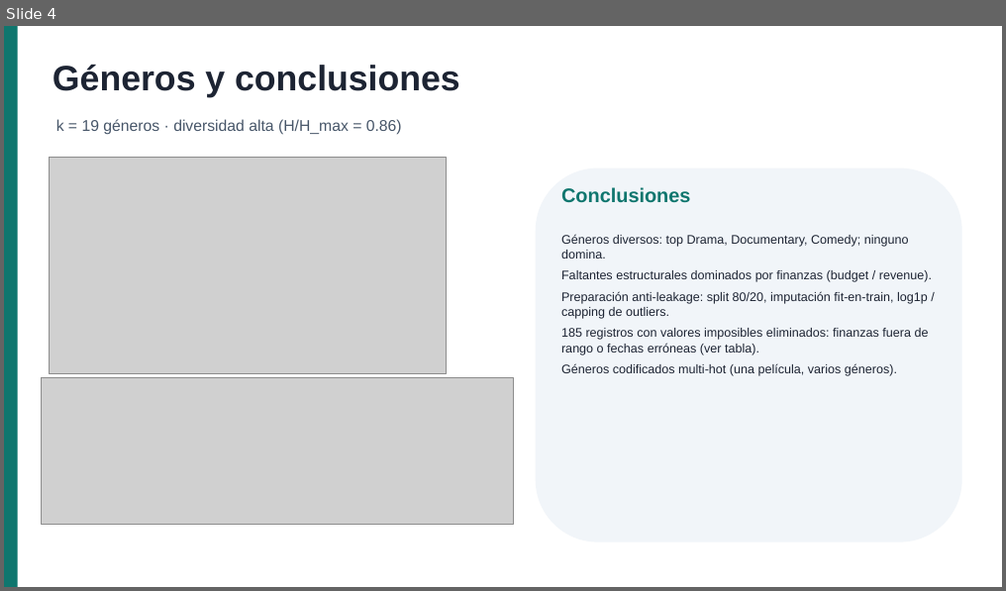
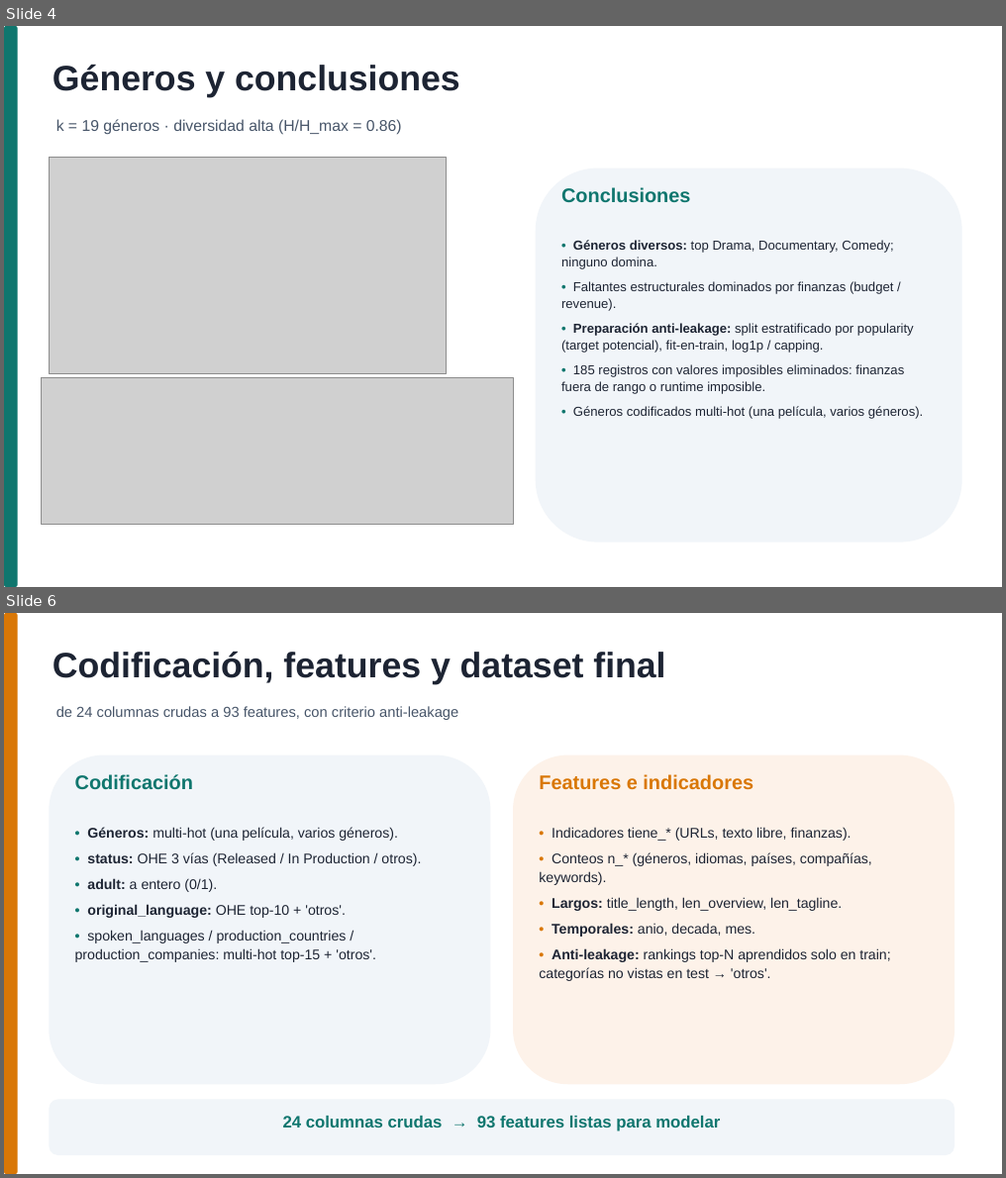
Before and after one commit to AlejoCNYT/ADD-UBA, a slide deck: TP_Grupal_slides.pptx. Shown one above the other, each under a label of ours: slide 4 before the commit, slides 4 and 6 after it; the slides between them are not shown. The pictures are 1006x591 and 1006x1178 pixels, drawn with LibreOffice and Linux fonts; fonts in the diff are those of the drawing; grey boxes stand for pictures. Boxes give left, top, right and bottom in pixels: in the first picture for what was removed or moved away, otherwise in the second. Text is boxed around its words. In the diff, an @@ line names an element or a change of style, - is before the commit and + after.

```diff
--- a/TP_Grupal_slides.pptx
+++ b/TP_Grupal_slides.pptx
@@ slide 6 added at bbox=[4, 613, 1002, 1174], background #FFFFFF @@
@@ rounded rectangle added at bbox=[4, 613, 18, 1174], fill #D97706 @@
@@ text added at bbox=[53, 652, 665, 685], 34 pt, text #1D2433, bold @@
+Codificación, features y dataset final
@@ text added at bbox=[56, 706, 458, 720], 14 pt, text #475569 @@
+de 24 columnas crudas a 93 features, con criterio anti-leakage
@@ rounded rectangle added at bbox=[49, 756, 491, 1084], fill #F1F5F9 @@
@@ rounded rectangle added at bbox=[513, 756, 954, 1084], fill #FDF2E9 @@
@@ text added at bbox=[75, 774, 193, 790], 19 pt, text #0F766E, bold @@
+Codificación
@@ text added at bbox=[539, 774, 753, 790], 19 pt, text #D97706, bold @@
+Features e indicadores
@@ text added at bbox=[75, 827, 421, 962], 13.5 pt, text #1D2433 @@
+• Géneros: multi-hot (una película, varios géneros).
+• status: OHE 3 vías (Released / In Production / otros).
+• adult: a entero (0/1).
+• original_language: OHE top-10 + 'otros'.
+• spoken_languages / production_countries / production_companies: multi-hot top-15 + 'otros'.
@@ text added at bbox=[539, 827, 890, 981], 13.5 pt, text #1D2433 @@
+• Indicadores tiene_* (URLs, texto libre, finanzas).
+• Conteos n_* (géneros, idiomas, países, compañías, keywords).
+• Largos: title_length, len_overview, len_tagline.
+• Temporales: anio, decada, mes.
+• Anti-leakage: rankings top-N aprendidos solo en train; categorías no vistas en test → 'otros'.
@@ rounded rectangle added at bbox=[49, 1100, 954, 1156], fill #F1F5F9 @@
@@ text added at bbox=[283, 1116, 720, 1132], 16 pt, text #0F766E, bold @@
+24 columnas crudas → 93 features listas para modelar
@@ slide 4 changed as well @@
@@ rounded rectangle at bbox=[4, 26, 18, 587]: rectangle to rounded rectangle @@
@@ text at bbox=[561, 240, 923, 419]: text changed; size 12 to 12.5 pt @@
-Géneros diversos: top Drama, Documentary, Comedy; ninguno domina.
-Faltantes estructurales dominados por finanzas (budget / revenue).
-Preparación anti-leakage: split 80/20, imputación fit-en-train, log1p / capping de outliers.
-185 registros con valores imposibles eliminados: finanzas fuera de rango o fechas erróneas (ver tabla).
-Géneros codificados multi-hot (una película, varios géneros).
+• Géneros diversos: top Drama, Documentary, Comedy; ninguno domina.
+• Faltantes estructurales dominados por finanzas (budget / revenue).
+• Preparación anti-leakage: split estratificado por popularity (target potencial), fit-en-train, log1p / capping.
+• 185 registros con valores imposibles eliminados: finanzas fuera de rango o runtime imposible.
+• Géneros codificados multi-hot (una película, varios géneros).
```
Also in this commit, not shown: 3 other slides changed, 1 other slide added, 8 other files.
